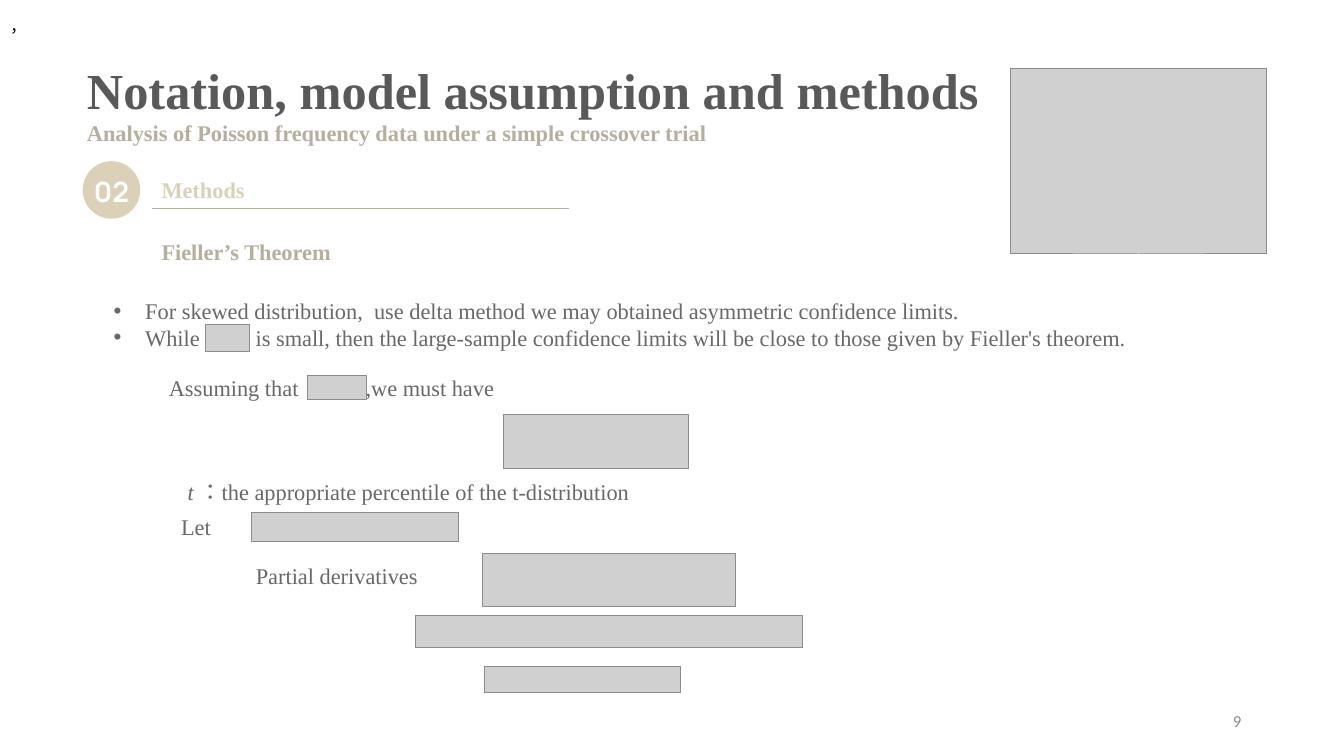
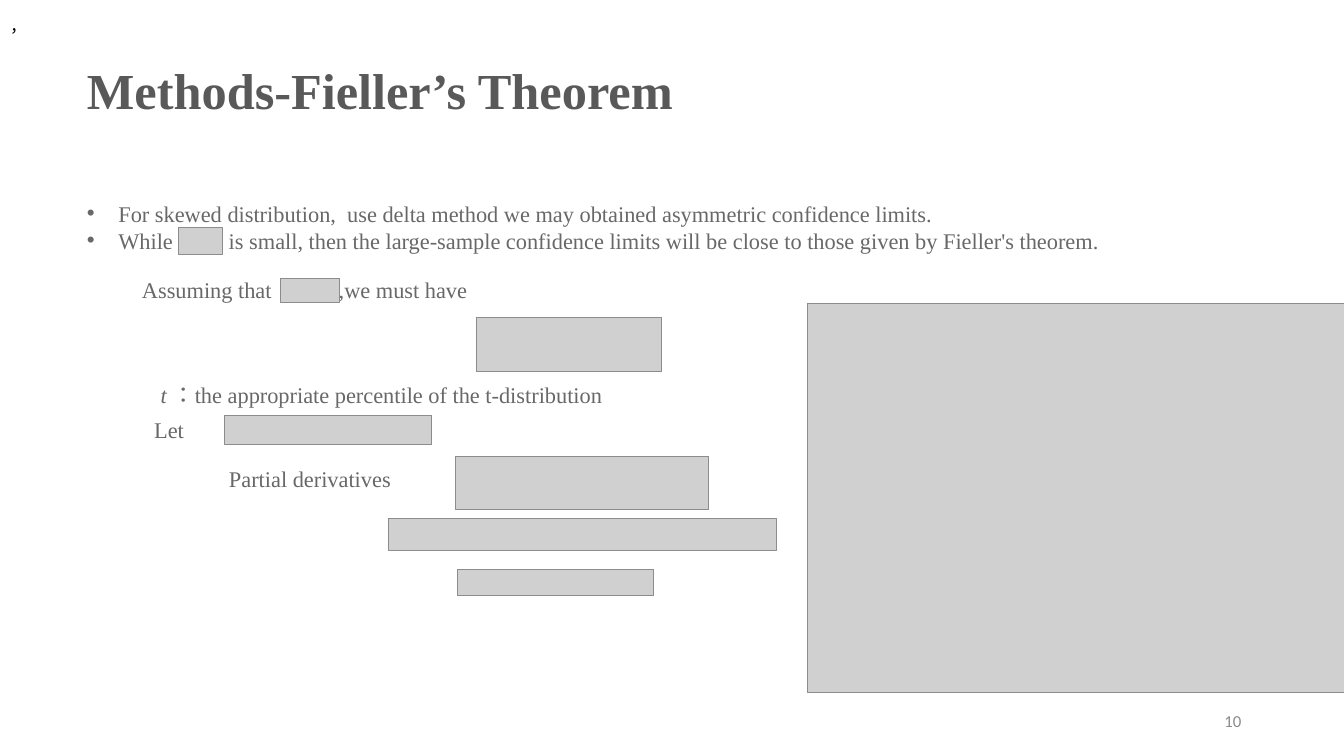
Before and after one commit to SharonLiu716/Study_CrossoverDesign, a slide deck: slide 11 of Seminar.pptx (slide 10 before the commit). Drawn at 1344x756 pixels with LibreOffice and Linux fonts; fonts in the diff are those of the drawing; grey boxes stand for pictures. Boxes give left, top, right and bottom in pixels: in the first picture for what was removed or moved away, otherwise in the second. Text is boxed around its words. In the diff, an @@ line names an element or a change of style, - is before the commit and + after.

```diff
--- a/Seminar.pptx
+++ b/Seminar.pptx
@@ text at (x1=87, y1=74, x2=673, y2=110): text changed @@
-Notation, model assumption and methods
+Methods-Fieller’s Theorem
@@ text removed at (x1=87, y1=125, x2=706, y2=146) @@
-Analysis of Poisson frequency data under a simple crossover trial
@@ ellipse removed at (x1=83, y1=161, x2=140, y2=219) @@
@@ 4 texts moved together from (x1=145, y1=303, x2=1125, y2=584) to (x1=118, y1=206, x2=1099, y2=487) @@
@@ line removed from (151, 209) to (570, 209) @@
@@ text removed at (x1=162, y1=183, x2=245, y2=198) @@
-Methods
@@ picture added at (x1=179, y1=228, x2=223, y2=254) @@
@@ text removed at (x1=162, y1=244, x2=330, y2=260) @@
-Fieller’s Theorem
@@ picture added at (x1=281, y1=278, x2=340, y2=302) @@
@@ picture removed at (x1=206, y1=325, x2=249, y2=351) @@
@@ picture added at (x1=477, y1=318, x2=661, y2=372) @@
@@ picture resized from (x1=1010, y1=69, x2=1267, y2=254) to (x1=808, y1=303, x2=1344, y2=693) @@
@@ text "t ：the appropriate percentile of ..." moved from (x1=188, y1=484, x2=629, y2=505) to (x1=161, y1=387, x2=602, y2=408) @@
@@ picture removed at (x1=308, y1=376, x2=366, y2=400) @@
@@ picture added at (x1=225, y1=415, x2=433, y2=445) @@
@@ picture removed at (x1=504, y1=414, x2=689, y2=469) @@
@@ picture added at (x1=456, y1=457, x2=709, y2=510) @@
@@ picture removed at (x1=252, y1=512, x2=460, y2=541) @@
@@ picture added at (x1=388, y1=518, x2=776, y2=551) @@
@@ picture removed at (x1=483, y1=554, x2=736, y2=607) @@
@@ picture added at (x1=458, y1=570, x2=653, y2=596) @@
@@ picture removed at (x1=415, y1=615, x2=804, y2=647) @@
@@ picture removed at (x1=485, y1=666, x2=681, y2=693) @@
@@ page number at (x1=1224, y1=716, x2=1241, y2=727): text changed @@
-9
+10
```
Also in this commit, not shown: 22 other slides changed, 7 slides added, 6 slides removed, 11 other files.
